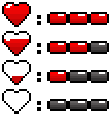
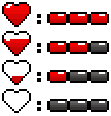
Layers edited between the first and the second 111px x 116px image:
renamed "vie 0/3" to "Calque 2", painted on it over [14, 99, 109, 114]
painted on "vie 2/3" over [37, 49, 41, 54]
painted on "vie 3/3" over [37, 14, 41, 25]
